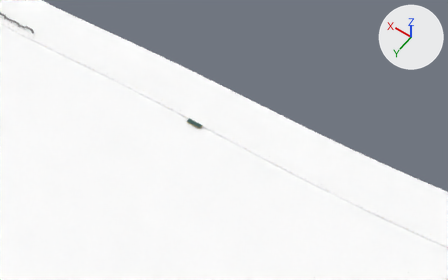
Before and after pictures for a commit that changed the glTF model frontend/projects/ride/public/courses/victoria.glb.
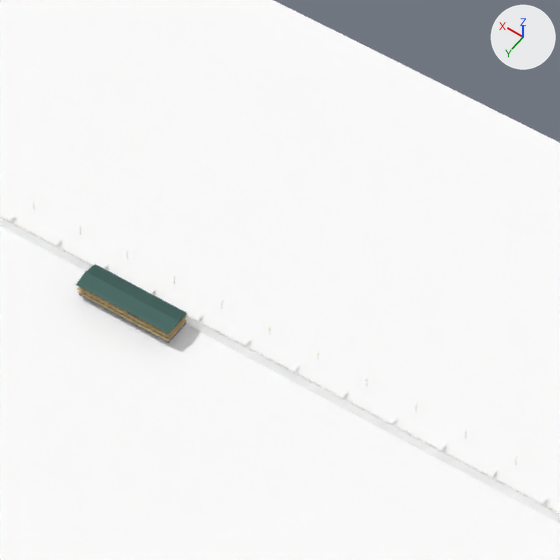
Each version is shown from a 50 mm camera at (895.0, 1267.0, 1792.0) aimed at (1719.0, 114.0, -21.0), then close up on the part from 39% to 57% of the width and 29% to 57% of the height. Lighting does not change. The marker at upper right points along +X, +Y and +Z. The first two pictures are the older version. Where no turn or scale is listed for an object, it has been applied to the vertices. Vertices at exactly the same position are counted once.

Objects in the first close-up: 'HarbourGround_006', 'HarbourGround_007', 'HarbourGround_008', 'KowloonTiles_006', 'KowloonTiles_007', 'KowloonTiles_008', 'Land_001', 'VictoriaWater_006', 'VictoriaWater_007', 'VictoriaWater_008' and 1 more.
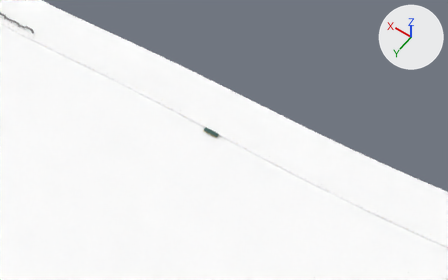
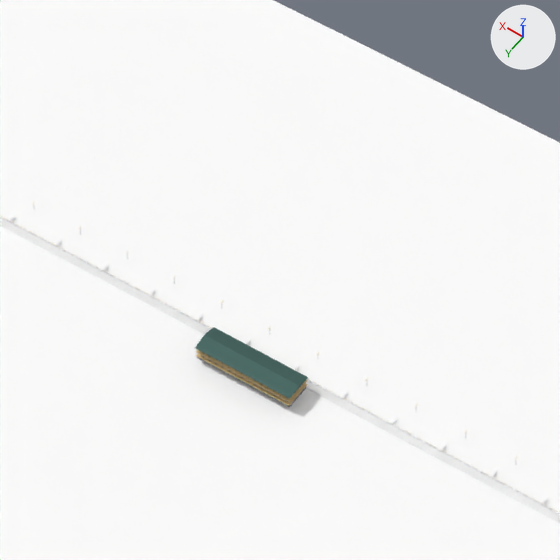
Where the newer file only moved an object's origin or applied its transform, the numbers keep the older frame.

The change, as a list of edits to the scene's bpy script:
```text
Change me_land_001:
    used by ob_land_001; location = (955.8, 142.6, 3.6)
    remove me_land_001.from_pydata(...)  # 7090 vertices, 10014 faces; spans x 0.0..959.0, y -79.0..0.0, z 0.0..11.0
    add me_land_001.from_pydata(...)  # 7090 vertices, 10014 faces; spans x 0.0..959.0, y -79.0..-2.0, z 0.0..11.0
    me_land_001 part 1: the loose piece of 8 vertices spanning x 854.0..912.0, y -17.0..-1.0, z 0.0..2.0 is moved by (-75.0, -2.0, 0.0)
    me_land_001 part 2: the loose piece of 8 vertices spanning x 854.0..912.0, y -18.0..0.0, z 2.0..3.0 is moved by (-75.0, -2.0, 0.0)
    me_land_001 part 3: the loose piece of 8 vertices spanning x 854.0..912.0, y -18.0..0.0, z 5.0..6.0 is moved by (-75.0, -2.0, 0.0)
    me_land_001 part 4: the loose piece of 8 vertices spanning x 854.0..912.0, y -18.0..0.0, z 8.0..9.0 is moved by (-75.0, -2.0, 0.0)
    me_land_001 part 5: 742 of the vertices in x 853.0..913.0, y -18.0..0.0, z 3.0..11.0 are moved by (-75.0, -2.0, 0.0)
    other edits to the shape of me_land_001 do not show in these pictures
```

Where the change shows, as pixel boxes (x1, y1, x2, y2) in the close-ups (560 x 560 px; the box of a moved part takes in the faces that stretch with it):
part 1 of me_land_001, moved or reshaped
    before: (79, 294, 186, 343)
    after: (197, 357, 306, 407)
part 2 of me_land_001, moved or reshaped
    before: (77, 290, 187, 341)
    after: (196, 354, 307, 406)
part 3 of me_land_001, moved or reshaped
    before: (77, 287, 187, 337)
    after: (196, 350, 307, 402)
part 4 of me_land_001, moved or reshaped
    before: (77, 285, 168, 334)
    after: (197, 349, 282, 395)
part 5 of me_land_001, moved or reshaped
    before: (76, 264, 187, 334)
    after: (195, 327, 308, 399)
